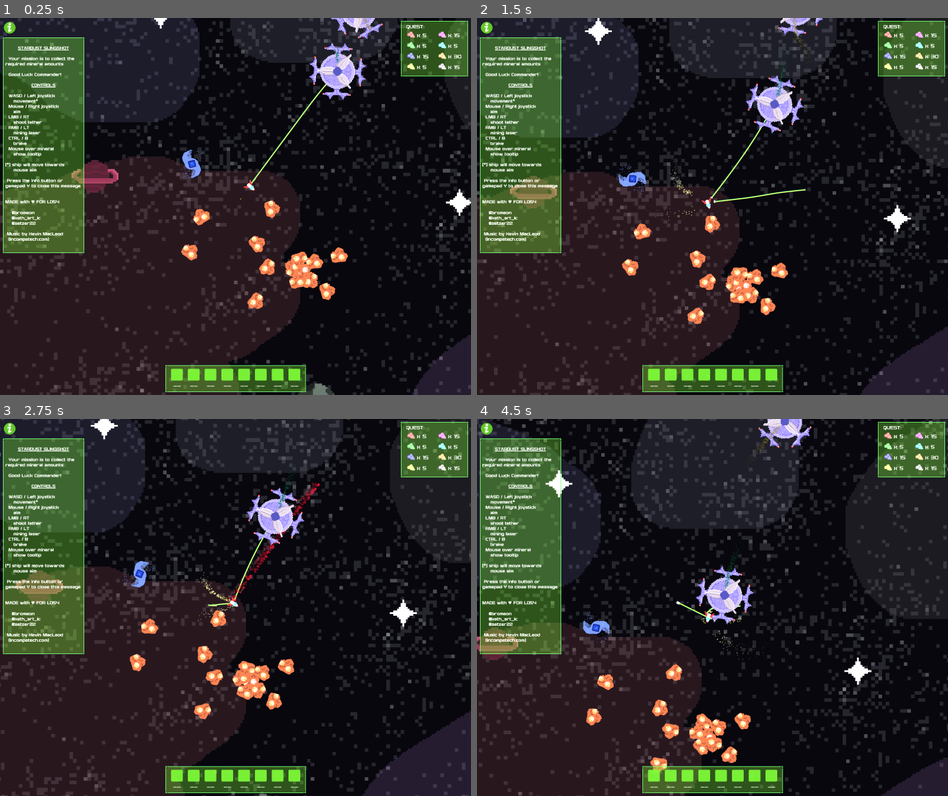
Above: before the commit, frames 1-4 (two rows, left to right).
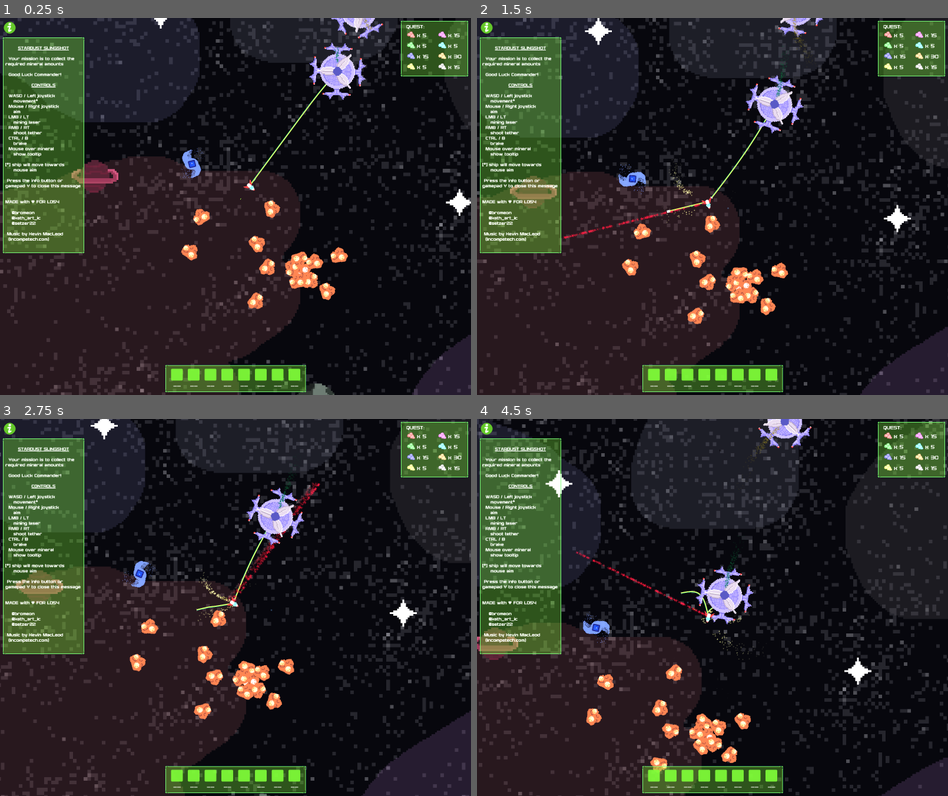
Above: after the commit, the same moments.

Repository: Bromeon/LudumDare54
Game: Godot game, scene res://Scenes/GameViewport/GameViewport.tscn
Two runs of this game, one before a commit and one after it. Both use one fixed random seed, a clock stepped at 60 frames per second and the inputs below. The engine's default icon, where the game draws it, is replaced by a stand-in: a white triangle on a blue panel in a dark square.
Inputs (mouse positions are in pixels of both pictures, inside the frame that each line leads up to):
- Up to frame 1 (0.25 s): no input
- Up to frame 2 (1.5 s): move the mouse to (816, 187) at 0.52 s; hold D (Right) 0.53-1.28 s; hold Shift (ShootLaser) 0.53-1.28 s; click (816, 187) at 0.67 s; move the mouse to (618, 225) at 1.27 s; hold Ctrl (Brake) from 1.28 s (still down); tap Space (ShootTether) at 1.35 s; click (618, 225) at 1.42 s
- Up to frame 3 (2.75 s): move the mouse to (282, 524) at 2.02 s; release Ctrl (Brake) at 2.03 s; hold D (Right) from 2.03 s (still down); hold Shift (ShootLaser) from 2.03 s (still down); click (282, 524) at 2.17 s
- Up to frame 4 (4.5 s): move the mouse to (688, 682) at 2.77 s; release D (Right) at 2.78 s; release Shift (ShootLaser) at 2.78 s; hold W (Up) 2.78-3.53 s; tap Space (ShootTether) at 2.85, 4.35 s; click (688, 682) at 2.92 s; move the mouse to (853, 664) at 3.52 s; hold Shift (ShootLaser) 3.53-4.28 s; hold A (Left) from 3.53 s (still down); click (853, 664) at 3.67 s; move the mouse to (571, 550) at 4.27 s; click (571, 550) at 4.42 s

The runs differ from the first frame. In frame 1, less than 0.1% of the frame differs, in the area x 2-9%, y 25-32%; in frame 2, 0.4%, in the area x 2-70%, y 25-59%; in frame 3, 0.1%; in frame 4, 0.3%.

Commit message:
Swap RMB/LMB

Diff:
--- a/Scenes/GameUI/GameUI.tscn
+++ b/Scenes/GameUI/GameUI.tscn
@@ -267,10 +267,10 @@
      movement*
   Mouse / Right joystick
      aim
-  LMB / RT
+  LMB / LT
+     mining laser
+  RMB / RT
      shoot tether
-  RMB / LT
-     mining laser
   CTRL / B
      brake
   Mouse over mineral
--- a/project.godot
+++ b/project.godot
@@ -86,12 +86,12 @@
 "deadzone": 0.5,
 "events": [Object(InputEventKey,"resource_local_to_scene":false,"resource_name":"","device":-1,"window_id":0,"alt_pressed":false,"shift_pressed":false,"ctrl_pressed":false,"meta_pressed":false,"pressed":false,"keycode":0,"physical_keycode":32,"key_label":0,"unicode":32,"echo":false,"script":null)
 , Object(InputEventJoypadMotion,"resource_local_to_scene":false,"resource_name":"","device":-1,"axis":5,"axis_value":1.0,"script":null)
-, Object(InputEventMouseButton,"resource_local_to_scene":fal …(106 unchanged characters)… alse,"meta_pressed":false,"button_mask":1,"position":Vector2(157, 17),"global_position":Vector2(161, 60),"factor":1.0,"button_index":1,"canceled":false,"pressed":true,"double_click":false,"script":null)
+, Object(InputEventMouseButton,"resource_local_to_scene":fal …(106 unchanged characters)… alse,"meta_pressed":false,"button_mask":0,"position":Vector2(0, 0),"global_position":Vector2(0, 0),"factor":1.0,"button_index":2,"canceled":false,"pressed":false,"double_click":false,"script":null)
 ]
 }
 ShootLaser={
 "deadzone": 0.5,
-"events": [Object(InputEventMouseButton,"resource_local_to_s …(115 unchanged characters)… alse,"meta_pressed":false,"button_mask":2,"position":Vector2(114, 20),"global_position":Vector2(118, 63),"factor":1.0,"button_index":2,"canceled":false,"pressed":true,"double_click":false,"script":null)
+"events": [Object(InputEventMouseButton,"resource_local_to_s …(115 unchanged characters)… alse,"meta_pressed":false,"button_mask":0,"position":Vector2(0, 0),"global_position":Vector2(0, 0),"factor":1.0,"button_index":1,"canceled":false,"pressed":false,"double_click":false,"script":null)
 , Object(InputEventKey,"resource_local_to_scene":false,"resource_name":"","device":-1,"window_id":0,"alt_pressed":false,"shift_pressed":false,"ctrl_pressed":false,"meta_pressed":false,"pressed":false,"keycode":0,"physical_keycode":4194325,"key_label":0,"unicode":0,"echo":false,"script":null)
 , Object(InputEventJoypadMotion,"resource_local_to_scene":false,"resource_name":"","device":-1,"axis":4,"axis_value":1.0,"script":null)
 ]
